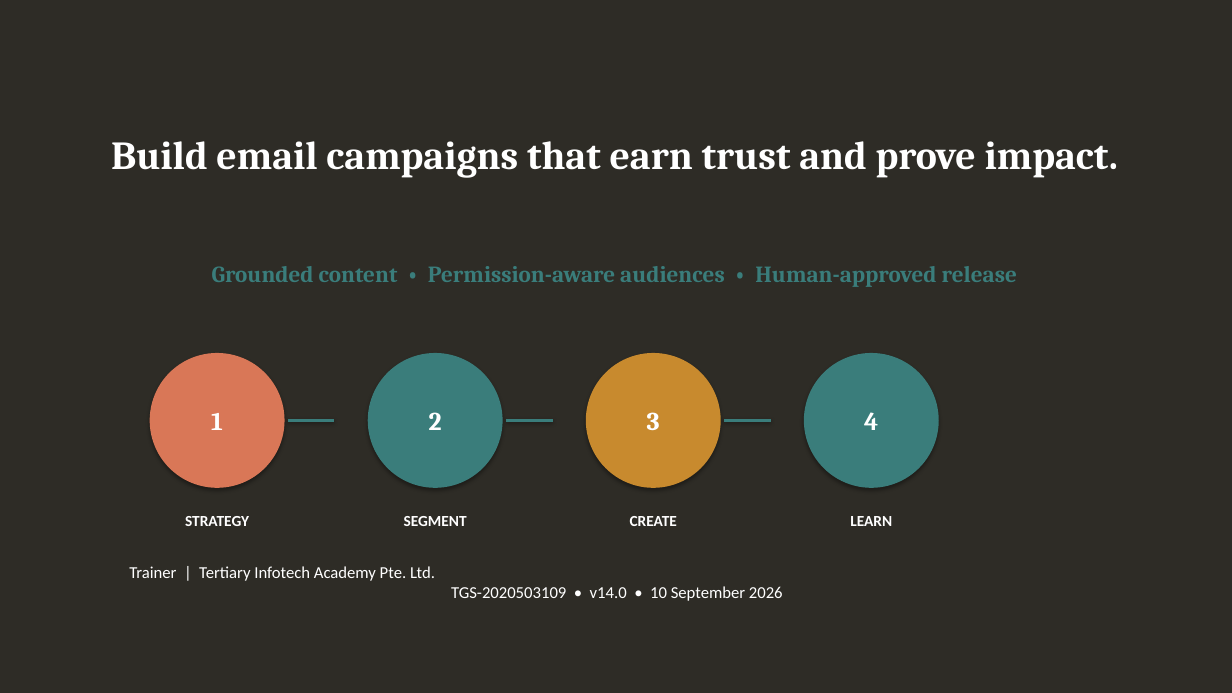
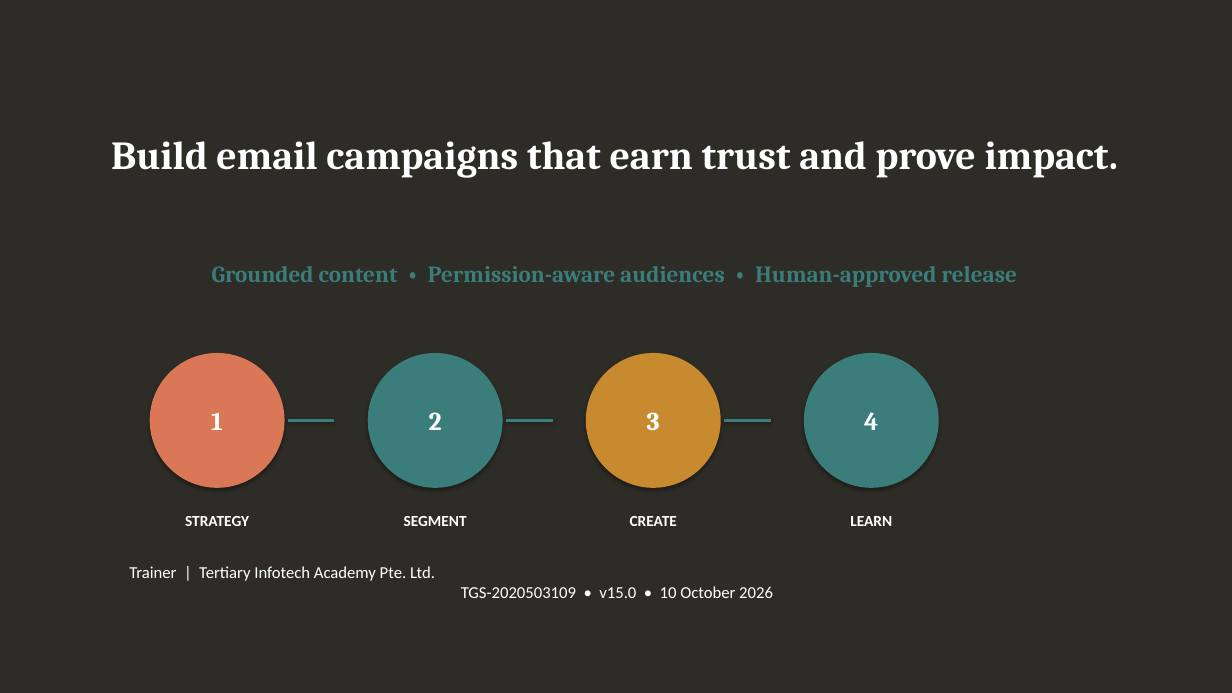
Before and after one commit to tertiarycourses/TGS-2020503109-Claude-Cowork-for-Email-Marketing, a slide deck: slide 222 of courseware/PPT-Claude Cowork for Email Marketing-v15.0.pptx. Drawn at 1232x693 pixels with LibreOffice and Linux fonts; fonts in the diff are those of the drawing. Boxes give left, top, right and bottom in pixels: in the first picture for what was removed or moved away, otherwise in the second. Text is boxed around its words. In the diff, an @@ line names an element or a change of style, - is before the commit and + after.

```diff
--- a/courseware/PPT-Claude Cowork for Email Marketing-v15.0.pptx
+++ b/courseware/PPT-Claude Cowork for Email Marketing-v15.0.pptx
@@ text at (129,566,773,598): text changed @@
-Trainer | Tertiary Infotech Academy Pte. Ltd.
-TGS-2020503109 • v14.0 • 10 September 2026
+Trainer | Tertiary Infotech Academy Pte. Ltd.
+TGS-2020503109 • v15.0 • 10 October 2026
```
Also in this commit, not shown: 8 other slides changed, 1 other file.
